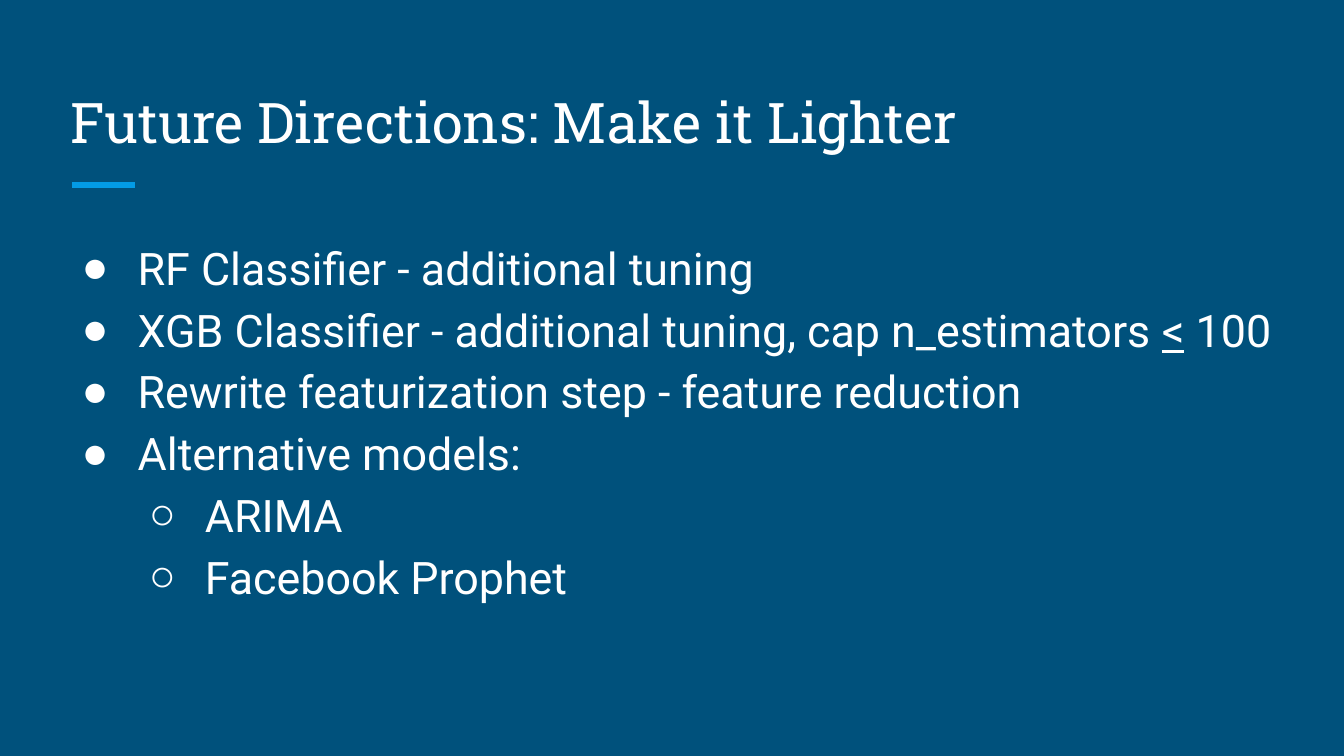
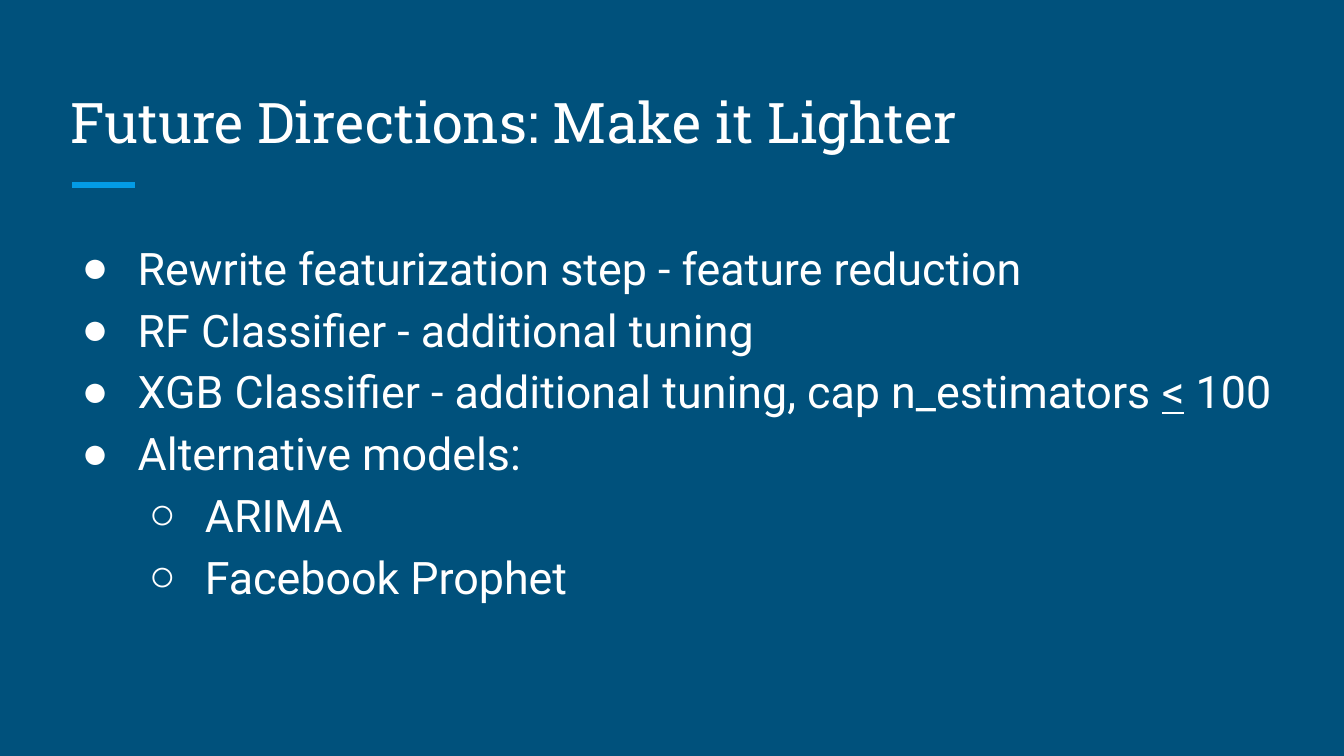
Before and after one commit to gracetang770/Capstone2_Detecting_Heavy_Drinking, a slide deck: slide 17 of Capstone_2_Final_Presentation.pptx. Drawn at 1344x756 pixels with LibreOffice and Linux fonts; fonts in the diff are those of the drawing. Boxes give left, top, right and bottom in pixels: in the first picture for what was removed or moved away, otherwise in the second. Text is boxed around its words. In the diff, an @@ line names an element or a change of style, - is before the commit and + after.

```diff
--- a/Capstone_2_Final_Presentation.pptx
+++ b/Capstone_2_Final_Presentation.pptx
@@ text at <box>138,251,1022,294</box>: paragraph added @@
+● Rewrite featurization step - feature reduction
@@ text at <box>138,374,1022,417</box>: paragraph removed @@
-● Rewrite featurization step - feature reduction
```
Also in this commit, not shown: 3 other slides changed, 1 other file.
